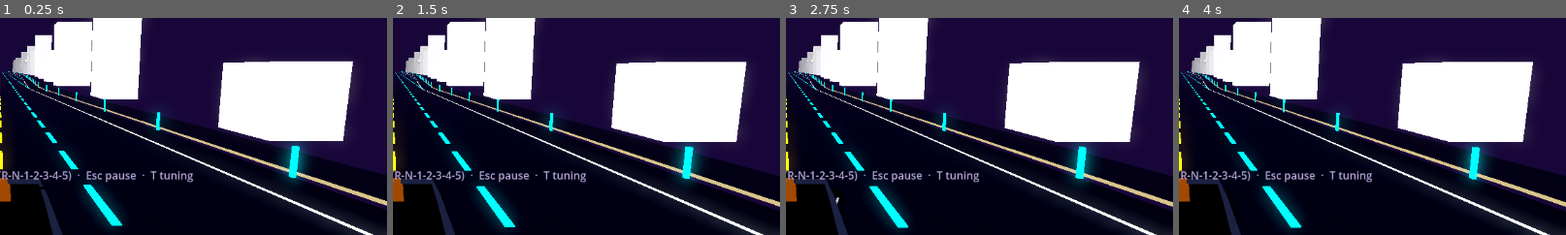
Above: before the commit, frames 1-4 (left to right).
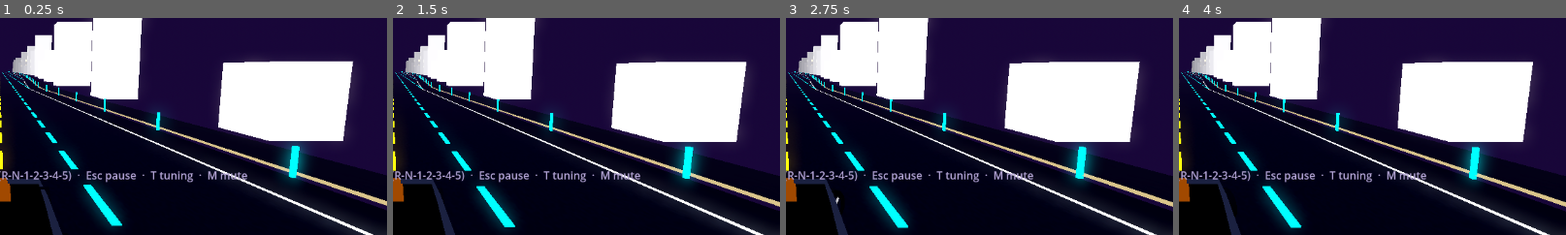
Above: after the commit, the same moments.

Repository: SmurfyHehe/neon-overdrive
Game: Godot game, scene res://Game.tscn
Same seed, same stepped clock (60 frames per second), same inputs: the game is played once before the commit and once after it.
Inputs (mouse positions are % of the whole screen's width and height, from its top left):
- Up to frame 1 (0.25 s): no input
- Up to frame 2 (1.5 s): move the mouse to (72, 45) at 0.52 s; hold D (steer_right) 0.53-1.25 s; tap C (camera_cycle) at 0.6 s; click (72, 45) at 0.67 s; drag from (30, 55) to (45, 70) at 1.27 s
- Up to frame 3 (2.75 s): move the mouse to (60, 28) at 2.02 s; hold D (steer_right) from 2.03 s (still down); tap C (camera_cycle) at 2.1 s
- Up to frame 4 (4 s): release D (steer_right) at 2.75 s; drag from (45, 70) to (20, 35) at 2.77 s; tap Enter at 3.5 s; move the mouse to (80, 65) at 3.52 s; hold A (steer_left) from 3.53 s (still down); tap C (camera_cycle) at 3.6 s
The pictures show only the part of the screen within x 50-100%, y 27-77%; the shares and areas given below are measured in that part.

The runs differ from the first frame. In frame 1, 0.2% of the frame differs, in the area x 51-64%, y 70-75%; in frame 2, 0.2%; in frame 3, 0.2%; in frame 4, 0.2%.

Commit message:
Mute: M toggles all game audio; NEON_MUTE=1 starts muted
Co-Authored-By: Claude Sonnet 5.5 <noreply@anthropic.com>

Diff:
--- a/project.godot
+++ b/project.godot
@@ -70,6 +70,11 @@
 , Object(InputEventJoypadButton,"resource_local_to_scene":false,"resource_name":"","device":-1,"button_index":9,"pressure":0.0,"pressed":false,"script":null)
 ]
 }
+mute={
+"deadzone": 0.2,
+"events": [Object(InputEventKey,"resource_local_to_scene":false,"resource_name":"","device":-1,"window_id":0,"alt_pressed":false,"shift_pressed":false,"ctrl_pressed":false,"meta_pressed":false,"pressed":false,"keycode":77,"physical_keycode":0,"key_label":0,"unicode":0,"location":0,"echo":false,"script":null)
+]
+}
 camera_cycle={
 "deadzone": 0.2,
 "events": [Object(InputEventKey,"resource_local_to_scene":false,"resource_name":"","device":-1,"window_id":0,"alt_press …(190 unchanged characters)…
--- a/scripts/game.gd
+++ b/scripts/game.gd
@@ -52,6 +52,8 @@
 var lbl_speed: Label
 
 func _ready() -> void:
+	if OS.get_environment("NEON_MUTE") == "1":
+		AudioServer.set_bus_mute(AudioServer.get_bus_index("Master"), true)
 	# Benchmark mode (-- --benchmark, see benchmark.gd) drives a fixed road so
 	# runs are comparable; normal play gets a fresh one each time.
 	var benchmark := Benchmark.requested()
@@ -233,6 +235,8 @@
 	if absf(z) >= recenter_dist:
 		_shift_origin(int(floor(-z / RoadChunkBuilder.CHUNK_LEN)))
 	_poll_camera_input()
+	if Input.is_action_just_pressed("mute"):
+		toggle_mute()
 
 ## Moves the world back by shift_chunks whole chunks (positive = the car had
 ## driven forward, -z). Whole chunks keep chunk positions exact integers x 50.
@@ -318,6 +322,12 @@
 	if Input.is_action_just_pressed("camera_cycle"):
 		cam_mode = (cam_mode + 1) % CAM_MODE_NAMES.size()
 
+## M mutes all game audio (master bus). Setting NEON_MUTE=1 starts muted, for
+## test runs and late-night testing.
+func toggle_mute() -> void:
+	var bus := AudioServer.get_bus_index("Master")
+	AudioServer.set_bus_mute(bus, not AudioServer.is_bus_mute(bus))
+
 # ---------- temporary debug readout (real HUD is milestone 5) ----------
 func _setup_debug_hud() -> void:
 	var hud := CanvasLayer.new()
@@ -338,7 +348,7 @@
 	var controls := Label.new()
 	controls.position = Vector2(16, 400)
 	controls.add_theme_color_override("font_color", Color(0.71, 0.65, 0.84))
-	controls.text = "A/D steer  ·  W/S throttle/brake  ·  Space handbrake  ·  Q/E shift down/up (R-N-1-2-3-4-5)  ·  Esc pause  ·  T tuning"
+	controls.text = "A/D steer  ·  W/S throttle/brake  ·  Space handbrake  ·  Q/E shift down/up (R-N-1-2-3-4-5)  ·  Esc pause  ·  T tuning  ·  M mute"
 	hud.add_child(controls)
 
 func _update_debug_hud() -> void:
--- /dev/null
+++ b/tests/mute.gd
@@ -0,0 +1,66 @@
+extends SceneTree
+
+# Mute test: M toggles the master bus mute in the real Game.tscn. The key is
+# held for 2 physics ticks so the game's physics-tick input poll sees it.
+# Exit code 1 on failure. Run (a window opens for a few seconds):
+#   Godot_v4.7.2-stable_win64_console.exe --path . -s res://tests/mute.gd
+
+const TIMEOUT_TICKS := 600
+
+var tick := 0
+var phase := 0
+var phase_start := 0
+var bus := 0
+
+func _initialize() -> void:
+	change_scene_to_file("res://Game.tscn")
+
+func _physics_process(_delta: float) -> bool:
+	tick += 1
+	var game := current_scene
+	if game == null or game.get("player") == null:
+		return tick > TIMEOUT_TICKS and _end("Game never became ready")
+	bus = AudioServer.get_bus_index("Master")
+	match phase:
+		0:
+			AudioServer.set_bus_mute(bus, false)
+			_key(true)
+			_next()
+		1:
+			if tick - phase_start >= 2:
+				_key(false)
+				_next()
+		2:
+			if AudioServer.is_bus_mute(bus):
+				_key(true)
+				_next()
+			elif tick - phase_start > TIMEOUT_TICKS:
+				return _end("M did not mute")
+		3:
+			if tick - phase_start >= 2:
+				_key(false)
+				_next()
+		4:
+			if not AudioServer.is_bus_mute(bus):
+				return _end("")
+			elif tick - phase_start > TIMEOUT_TICKS:
+				return _end("second M did not unmute")
+	return false
+
+func _next() -> void:
+	phase += 1
+	phase_start = tick
+
+func _key(pressed: bool) -> void:
+	var ev := InputEventKey.new()
+	ev.keycode = KEY_M
+	ev.physical_keycode = KEY_M
+	ev.pressed = pressed
+	Input.parse_input_event(ev)
+
+func _end(msg: String) -> bool:
+	if msg != "":
+		printerr("FAIL: ", msg)
+	print("mute: ", "PASS" if msg == "" else "FAIL")
+	quit(0 if msg == "" else 1)
+	return true
Not shown, changed: tests/run_tests.bat
